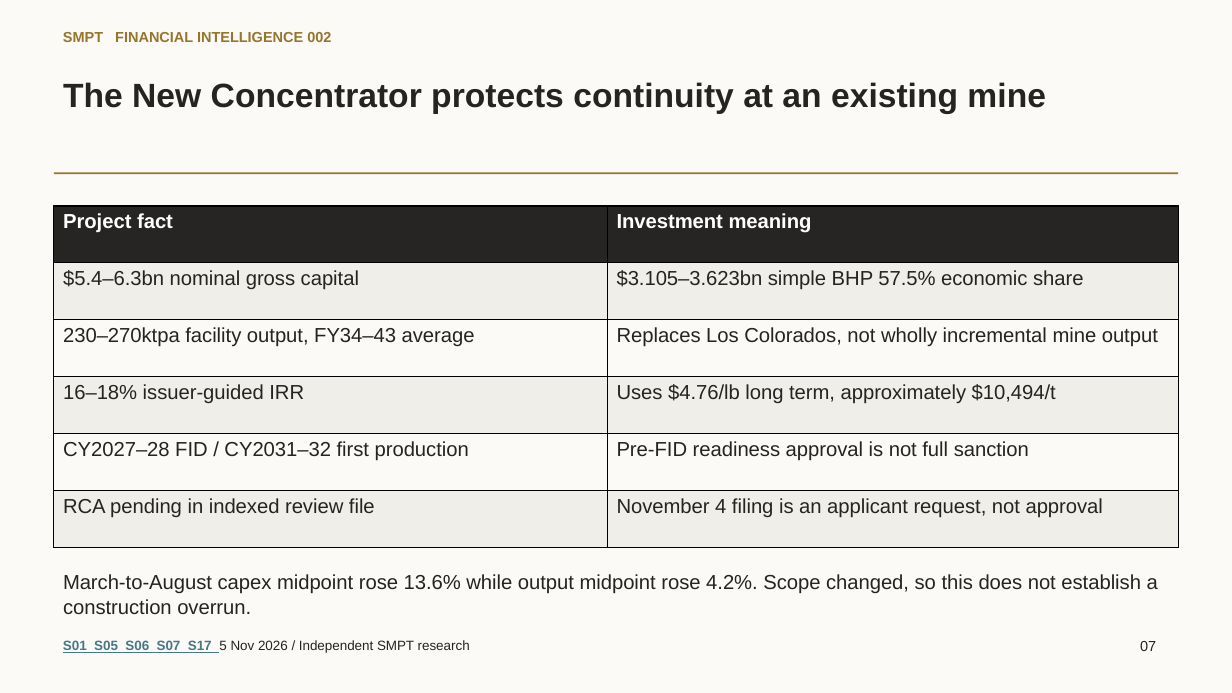
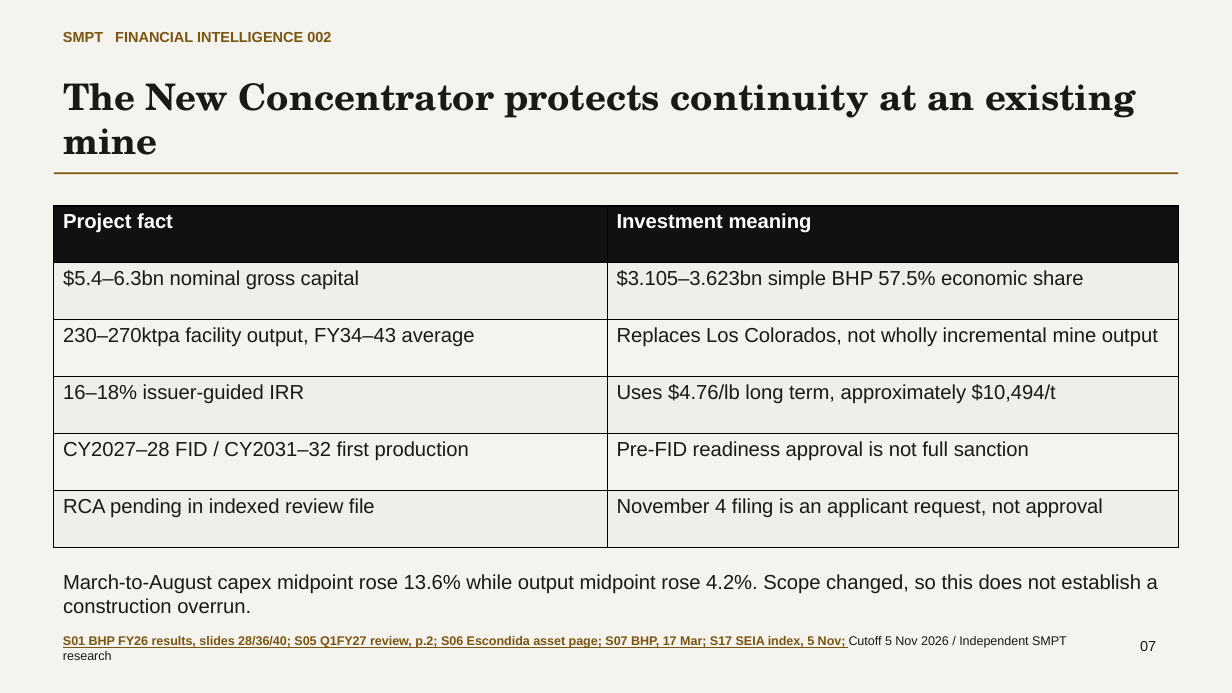
Before and after one commit to VSSpowerlifting/strategic-materials-policy-tracker, a slide deck: slide 7 of docs/research/fi002-bhp-copper/output/SMPT_FI002_BHP_Copper_Strategy_Deck.pptx. Drawn at 1232x693 pixels with LibreOffice and Linux fonts; fonts in the diff are those of the drawing. Boxes give left, top, right and bottom in pixels: in the first picture for what was removed or moved away, otherwise in the second. Text is boxed around its words. In the diff, an @@ line names an element or a change of style, - is before the commit and + after.

Commit message:
docs(fi002): refine research argument and complete expert editorial audit

```diff
--- a/docs/research/fi002-bhp-copper/output/SMPT_FI002_BHP_Copper_Strategy_Deck.pptx
+++ b/docs/research/fi002-bhp-copper/output/SMPT_FI002_BHP_Copper_Strategy_Deck.pptx
@@ background #FBFAF7 to #F5F3EE @@
@@ text "SMPT FINANCIAL INTELLIGENCE 002" at box(63, 32, 331, 42): text colour #98752D to #7A5510 @@
@@ text "The New Concentrator protects continuity ..." at box(63, 83, 1135, 155): size 26.2 to 28.5 pt, font Arial to TeX Gyre Schola, text colour #252421 to #1B1915 @@
@@ rectangle at box(54, 172, 1178, 174): fill #98752D to #7A5510 @@
@@ table at box(54, 206, 1178, 548) @@
@@ fill #262523 to #12110F in row 1 @@
@@ fill #FBFAF7 to #F5F3EE in 4 cells @@
@@ text colour #252421 to #1B1915 @@
@@ text at box(63, 635, 1067, 660): text changed; size 10.5 to 9.8 pt; text colour #252421 to #7A5510; bold on @@
-S01 S05 S06 S07 S17 5 Nov 2026 / Independent SMPT research
+S01 BHP FY26 results, slides 28/36/40; S05 Q1FY27 review, p.2; S06 Escondida asset page; S07 BHP, 17 Mar; S17 SEIA index, 5 Nov; Cutoff 5 Nov 2026 / Independent SMPT research
```
Also in this commit, not shown: 11 other slides changed, 23 other files.
